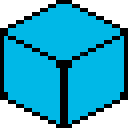
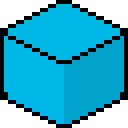
Layered file, before and after one edit (128px x 128px). Changes by layer:
painted on "Layerー 1" over 56, 36, 124, 124
